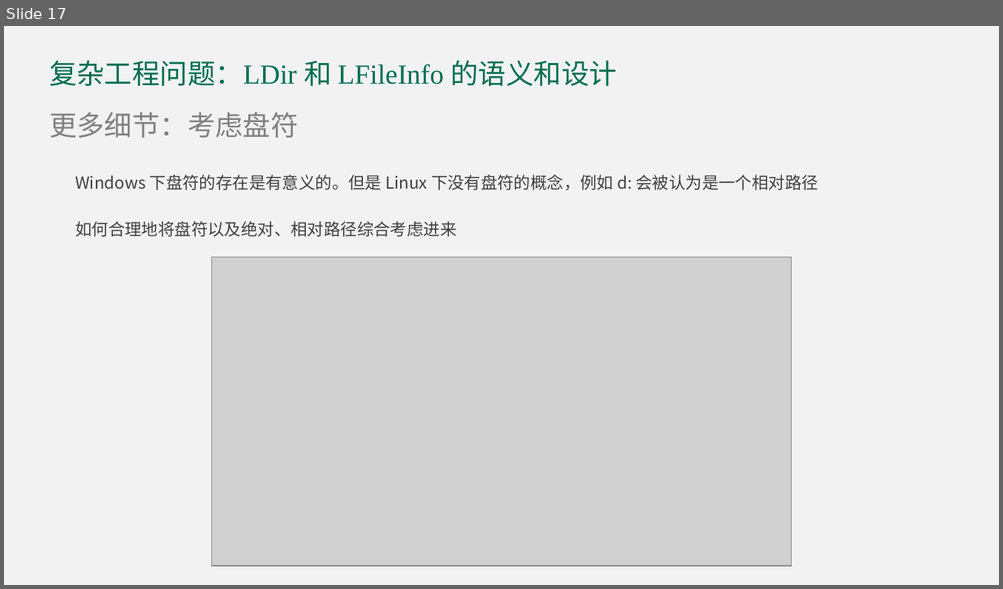
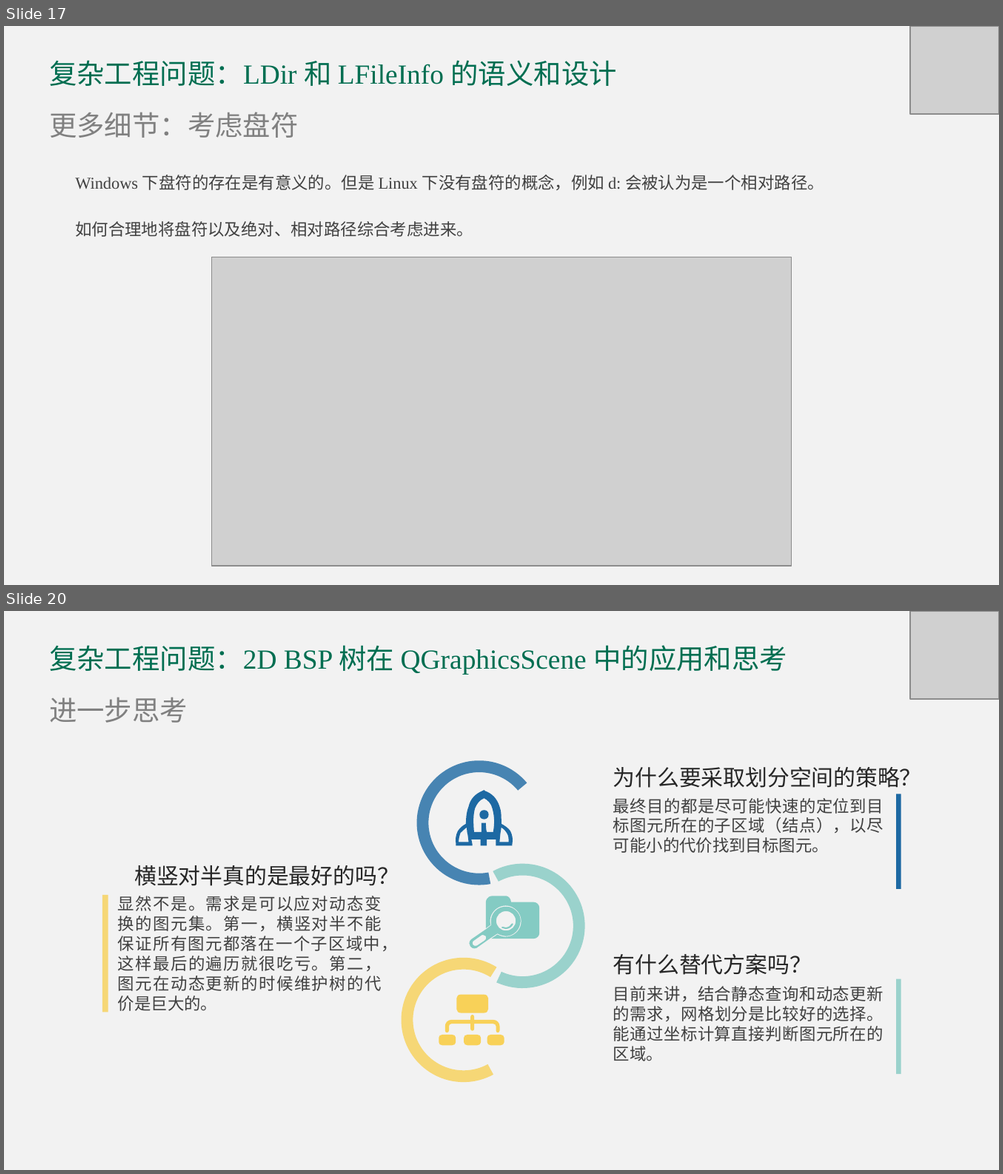
Before and after one commit to DavidingPlus/study-notes, a slide deck: 实习/合迅科技/实习答辩/刘治学-答辩 PPT.pptx. Shown one above the other, each under a label of ours: slide 17 before the commit, slides 17 and 20 after it; the slides between them are not shown. The pictures are 1003x589 and 1003x1174 pixels, drawn with LibreOffice and Linux fonts; fonts in the diff are those of the drawing; grey boxes stand for pictures. Boxes give left, top, right and bottom in pixels: in the first picture for what was removed or moved away, otherwise in the second. Text is boxed around its words. In the diff, an @@ line names an element or a change of style, - is before the commit and + after.

```diff
--- a/实习/合迅科技/实习答辩/刘治学-答辩 PPT.pptx
+++ b/实习/合迅科技/实习答辩/刘治学-答辩 PPT.pptx
@@ slide 20 added at (x1=4, y1=611, x2=999, y2=1170), background #F2F2F2 @@
@@ picture added at (x1=910, y1=611, x2=999, y2=700) @@
@@ text added at (x1=49, y1=645, x2=787, y2=674), 20 pt, text #006E51 @@
+复杂工程问题：2D BSP 树在 QGraphicsScene 中的应用和思考
@@ text added at (x1=49, y1=697, x2=188, y2=723), 20 pt, text #808080 @@
+进一步思考
@@ arch (boxed as its full ring) added at (x1=391, y1=735, x2=566, y2=911), fill #1D69A3 at 80% opacity @@
@@ text added at (x1=613, y1=767, x2=922, y2=788), 16 pt, text #262626 @@
+为什么要采取划分空间的策略？
@@ freeform shape added at (x1=455, y1=790, x2=512, y2=846), fill #1D69A3 @@
@@ text added at (x1=613, y1=798, x2=883, y2=853), 12 pt, text #404040 @@
+最终目的都是尽可能快速的定位到目标图元所在的子区域（结点），以尽可能小的代价找到目标图元。
@@ rectangle added at (x1=896, y1=794, x2=901, y2=889), fill #1D69A3 @@
@@ arch (boxed as its full ring) added at (x1=440, y1=843, x2=606, y2=1008), fill #84CBC3 at 80% opacity @@
@@ text added at (x1=134, y1=866, x2=398, y2=886), 16 pt, text #262626 @@
+横竖对半真的是最好的吗？
@@ rectangle added at (x1=102, y1=895, x2=108, y2=1013), fill #F8D158 at 80% opacity @@
@@ text added at (x1=118, y1=896, x2=398, y2=1011), 12 pt, text #404040 @@
+显然不是。需求是可以应对动态变换的图元集。第一，横竖对半不能保证所有图元都落在一个子区域中，这样最后的遍历就很吃亏。第二，图元在动态更新的时候维护树的代价是巨大的。
@@ freeform shape added at (x1=485, y1=897, x2=539, y2=940), fill #84CBC3 @@
@@ freeform shape added at (x1=469, y1=908, x2=521, y2=949), fill #84CBC3 @@
@@ arch (boxed as its full ring) added at (x1=378, y1=936, x2=547, y2=1105), fill #F8D158 at 80% opacity @@
@@ freeform shape added at (x1=501, y1=923, x2=513, y2=929), fill #84CBC3 @@
@@ text added at (x1=613, y1=954, x2=811, y2=975), 16 pt, text #262626 @@
+有什么替代方案吗？
@@ text added at (x1=613, y1=986, x2=883, y2=1062), 12 pt, text #404040 @@
+目前来讲，结合静态查询和动态更新的需求，网格划分是比较好的选择。能通过坐标计算直接判断图元所在的区域。
@@ rectangle added at (x1=896, y1=979, x2=901, y2=1074), fill #84CBC3 at 80% opacity @@
@@ group added at (x1=438, y1=995, x2=504, y2=1045): 5 freeform shapes @@
@@ slide 17 changed as well @@
@@ picture added at (x1=910, y1=26, x2=999, y2=115) @@
@@ text at (x1=75, y1=175, x2=824, y2=237): text changed; font Noto Sans CJK SC to Times New Roman @@
-Windows 下盘符的存在是有意义的。但是 Linux 下没有盘符的概念，例如 d: 会被认为是一个相对路径
-如何合理地将盘符以及绝对、相对路径综合考虑进来
+Windows 下盘符的存在是有意义的。但是 Linux 下没有盘符的概念，例如 d: 会被认为是一个相对路径。
+如何合理地将盘符以及绝对、相对路径综合考虑进来。
```
Also in this commit, not shown: 21 other slides changed, 3 other slides added, 1 slide removed, 1 other file.
